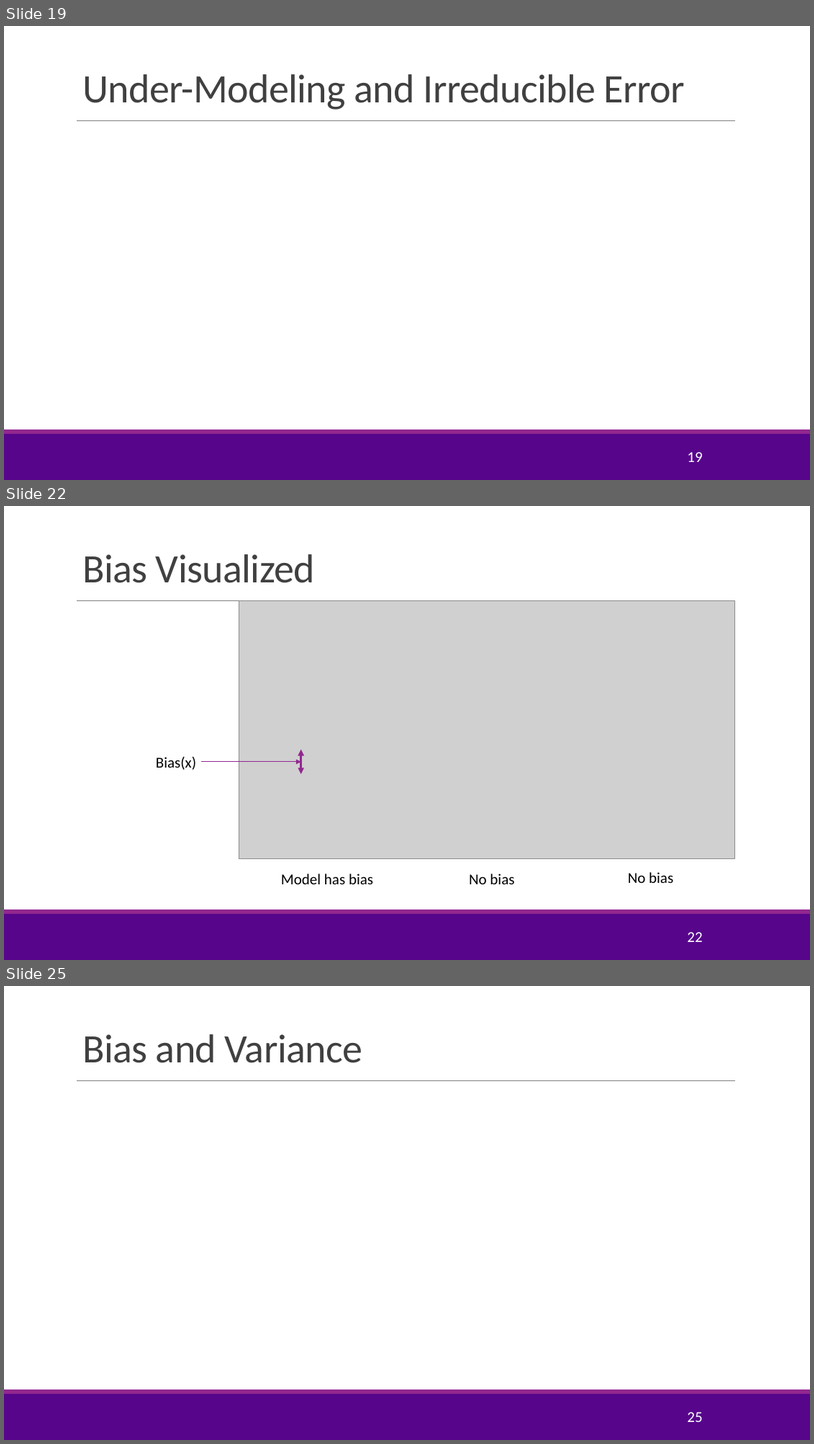
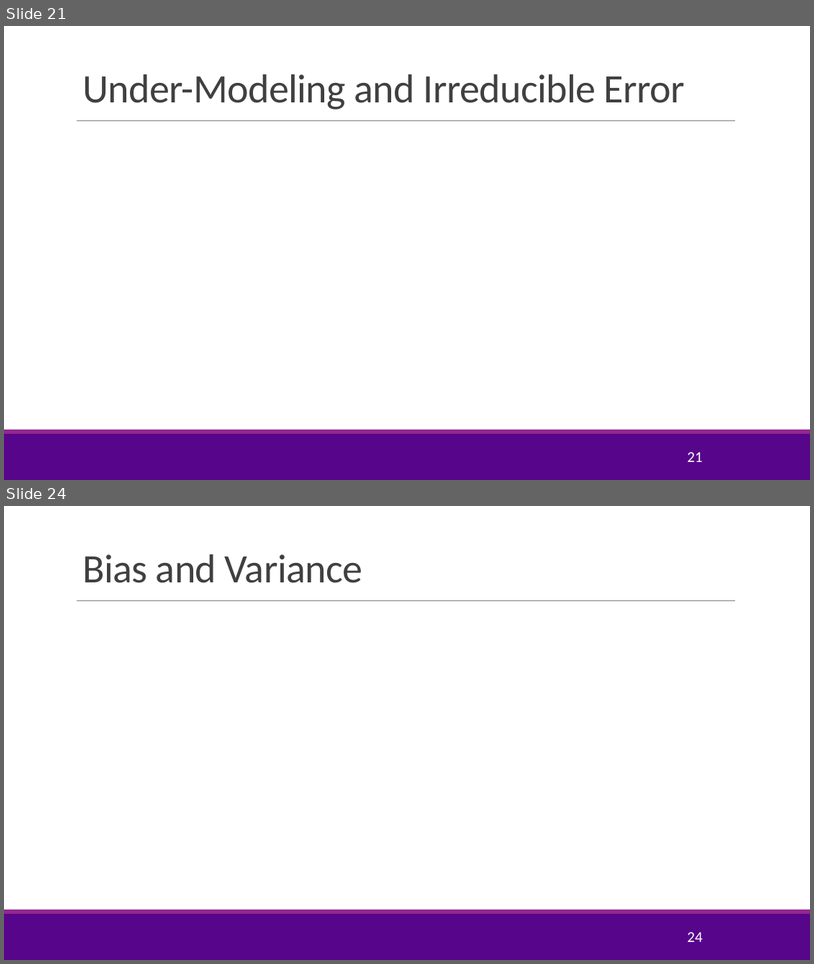
Before and after one commit to sdrangan/introml, a slide deck: lectures/Lect04_ModelSelection.pptx. Shown one above the other, each under a label of ours: slides 19, 22 and 25 before the commit, slides 21 and 24 after it; the slides between them are not shown. The pictures are 814x1444 and 814x964 pixels, drawn with LibreOffice and Linux fonts; fonts in the diff are those of the drawing; grey boxes stand for pictures; background and template pictures are left out. Boxes give left, top, right and bottom in pixels: in the first picture for what was removed or moved away, otherwise in the second. Text is boxed around its words. In the diff, an @@ line names an element or a change of style, - is before the commit and + after.

```diff
--- a/lectures/Lect04_ModelSelection.pptx
+++ b/lectures/Lect04_ModelSelection.pptx
@@ slide 22 removed at [4, 506, 810, 960], background #FFFFFF; not listed: 3 template elements that a slide beside it also shows @@
@@ title removed at [82, 554, 315, 583] @@
-Bias Visualized
@@ picture removed at [239, 600, 736, 858] @@
@@ text removed at [156, 757, 196, 770] @@
-Bias(x)
@@ arrow removed from (201, 762) to (301, 762) @@
@@ double arrow removed from (301, 749) to (301, 774) @@
@@ text removed at [628, 872, 674, 883] @@
-No bias
@@ text removed at [281, 873, 373, 884] @@
-Model has bias
@@ text removed at [469, 873, 514, 884] @@
-No bias
@@ page number removed at [687, 932, 702, 942] @@
-22
@@ what was slide 19 is now slide 21 @@
@@ page number at [687, 452, 702, 462]: text changed @@
-19
+21
@@ what was slide 25 is now slide 24 @@
@@ page number at [687, 932, 702, 942]: text changed @@
-25
+24
```
Also in this commit, not shown: 10 slides changed, 8 slides added, 6 other slides removed, 12 other files.
